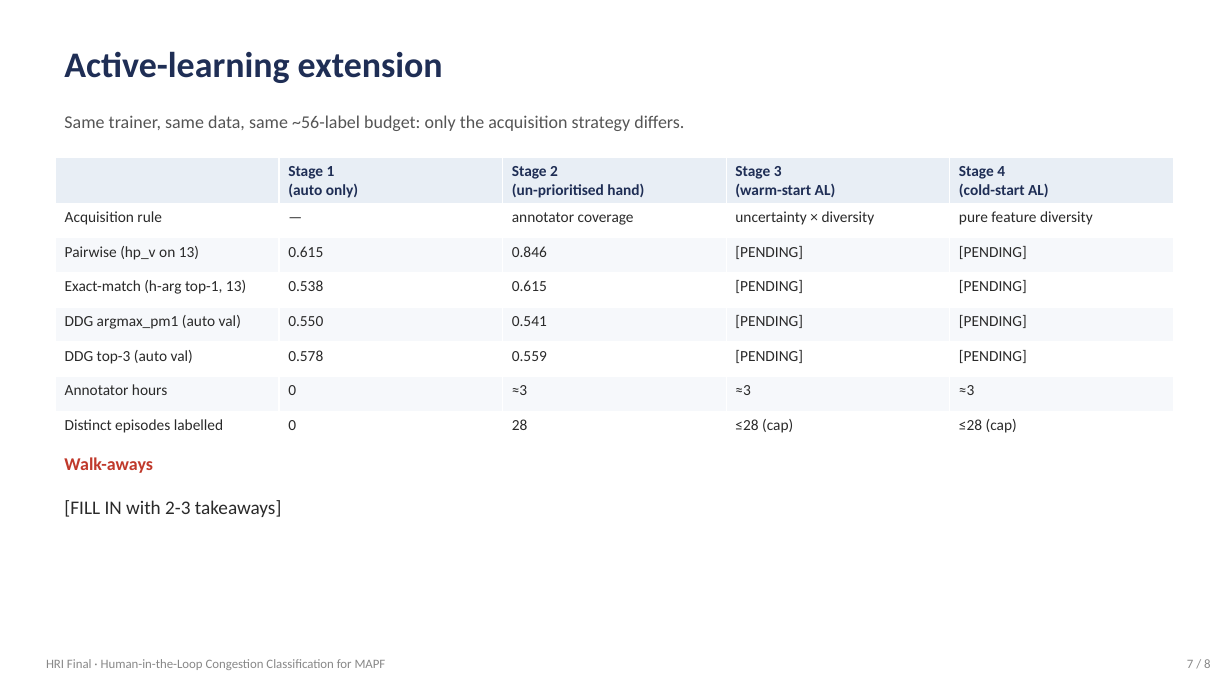
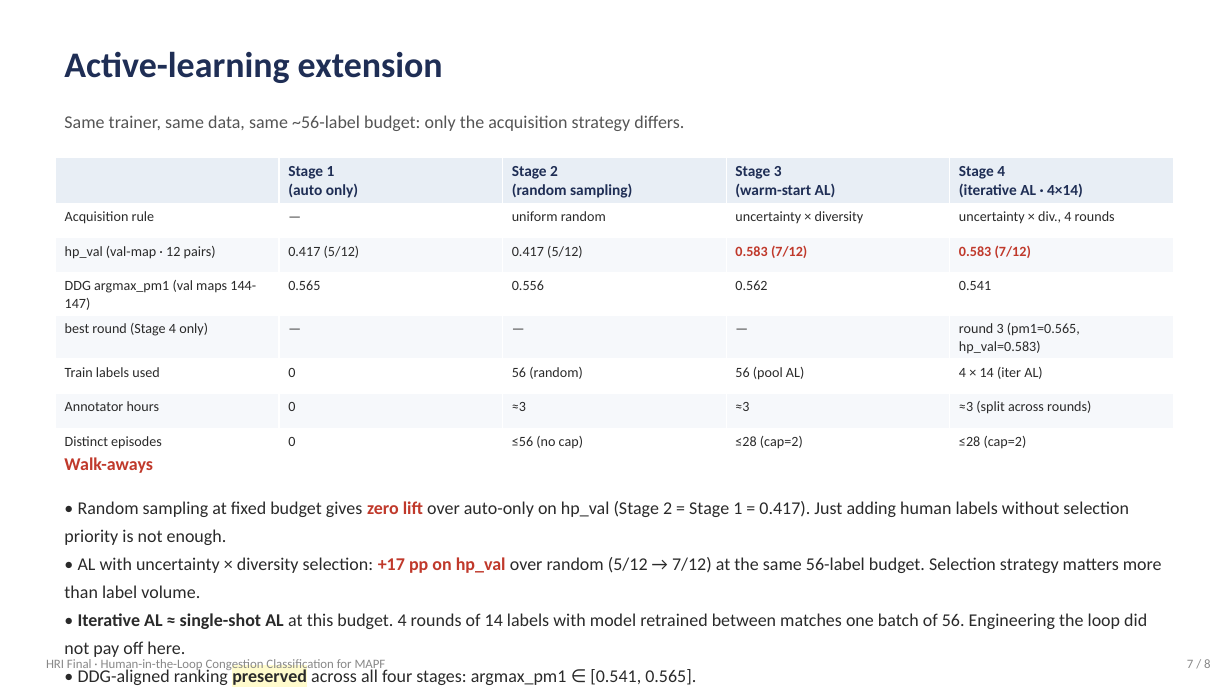
Before and after one commit to isa-deluis42/MAPF-GPT-DDG, a slide deck: slide 8 of slides.pptx. Drawn at 1232x693 pixels with LibreOffice and Linux fonts; fonts in the diff are those of the drawing. Boxes give left, top, right and bottom in pixels: in the first picture for what was removed or moved away, otherwise in the second. Text is boxed around its words. In the diff, an @@ line names an element or a change of style, - is before the commit and + after.

Commit message:
add stage 3, 4 results to ppt

```diff
--- a/slides.pptx
+++ b/slides.pptx
@@ table at [55, 157, 1174, 463] @@
-row 1, column 3: Stage 2 (un-prioritised hand)
+row 1, column 3: Stage 2 (random sampling)
-row 1, column 5: Stage 4 (cold-start AL)
+row 1, column 5: Stage 4 (iterative AL · 4×14)
-row 2, column 3: annotator coverage
+row 2, column 3: uniform random
-row 2, column 5: pure feature diversity
+row 2, column 5: uncertainty × div., 4 rounds
-row 3: Pairwise (hp_v on 13) | 0.615 | 0.846 | [PENDING] | [PENDING]
+row 3: hp_val (val-map · 12 pairs) | 0.417 (5/12) | 0.417 (5/12) | 0.583 (7/12) | 0.583 (7/12)
-row 4: Exact-match (h-arg top-1, 13) | 0.538 | 0.615 | [PENDING] | [PENDING]
+row 4: DDG argmax_pm1 (val maps 144-147) | 0.565 | 0.556 | 0.562 | 0.541
-row 5: DDG argmax_pm1 (auto val) | 0.550 | 0.541 | [PENDING] | [PENDING]
+row 5: best round (Stage 4 only) | — | — | — | round 3 (pm1=0.565, hp_val=0.583)
-row 6: DDG top-3 (auto val) | 0.578 | 0.559 | [PENDING] | [PENDING]
+row 6: Train labels used | 0 | 56 (random) | 56 (pool AL) | 4 × 14 (iter AL)
-row 7, column 5: ≈3
+row 7, column 5: ≈3 (split across rounds)
-row 8: Distinct episodes labelled | 0 | 28 | ≤28 (cap) | ≤28 (cap)
+row 8: Distinct episodes | 0 | ≤56 (no cap) | ≤28 (cap=2) | ≤28 (cap=2)
@@ size 12 to 11 pt in "Acquisition rule", "—", "uncertainty × diversity", "Annotator hours" and 4 more places @@
@@ text at [64, 501, 1162, 685]: text changed; size 15 to 14 pt @@
-[FILL IN with 2-3 takeaways]
+• Random sampling at fixed budget gives zero lift over auto-only on hp_val (Stage 2 = Stage 1 = 0.417). Just adding human labels without selection priority is not enough.
+• AL with uncertainty × diversity selection: +17 pp on hp_val over random (5/12 → 7/12) at the same 56-label budget. Selection strategy matters more than label volume.
+• Iterative AL ≈ single-shot AL at this budget. 4 rounds of 14 labels with model retrained between matches one batch of 56. Engineering the loop did not pay off here.
+• DDG-aligned ranking preserved across all four stages: argmax_pm1 ∈ [0.541, 0.565].
```
